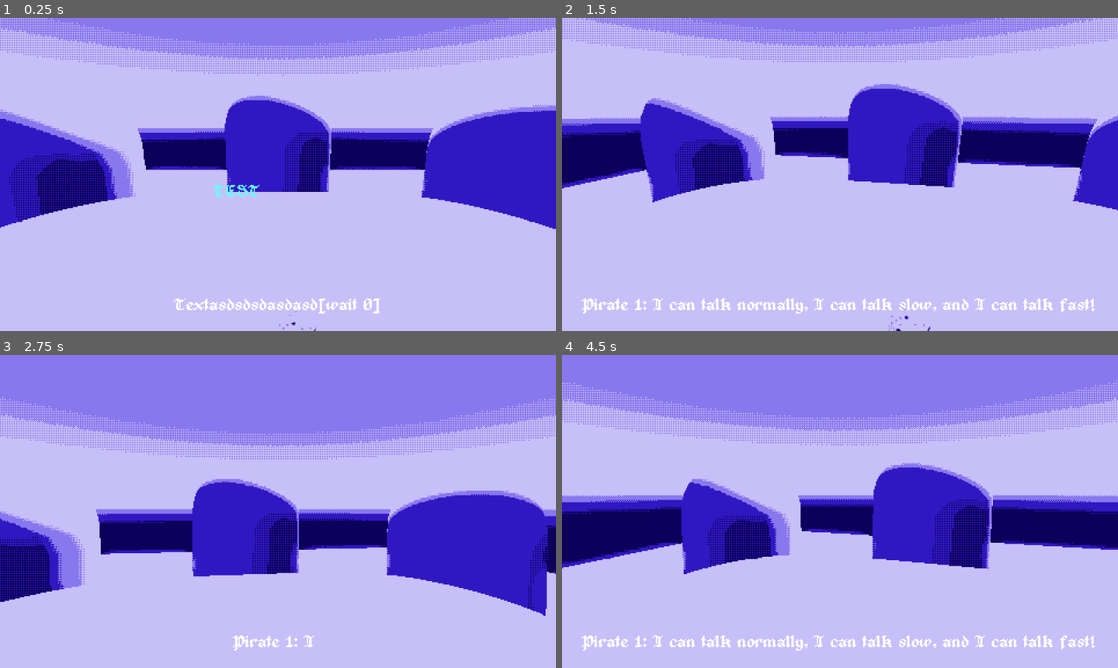
Above: before the commit, frames 1-4 (two rows, left to right).
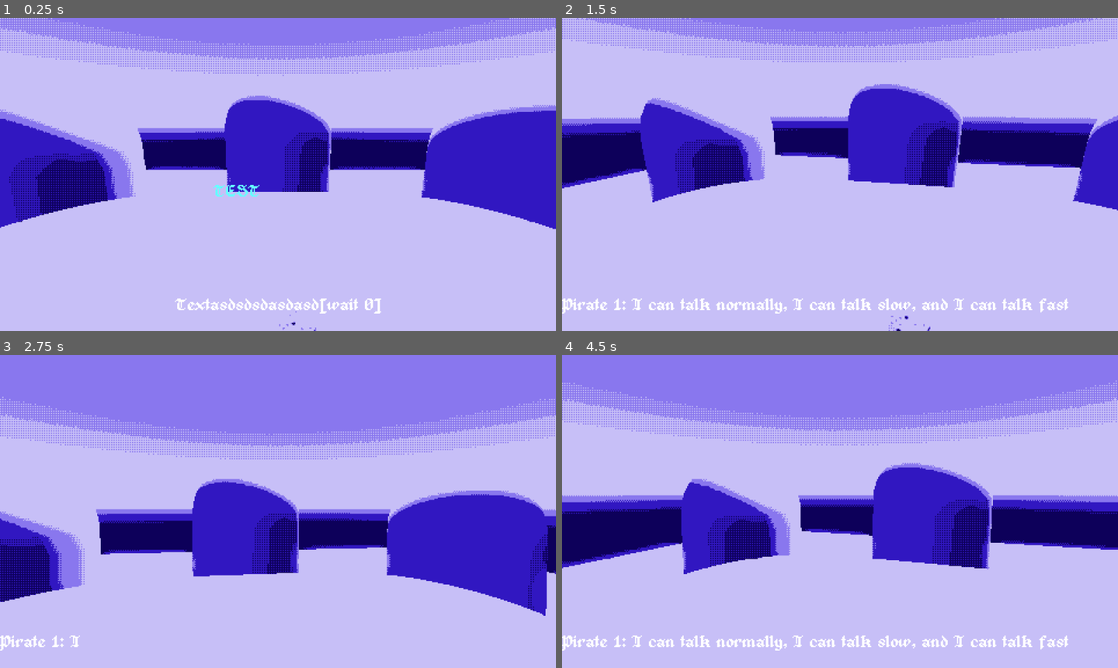
Above: after the commit, the same moments.

Repository: Merrick-McLean/GameOff13
Game: Godot game, scene res://scenes/main.tscn
Two runs of this game, one before a commit and one after it. Both use one fixed random seed, a clock stepped at 60 frames per second and the inputs below. This scene is started directly instead of the project's main scene.
Inputs (mouse positions are in pixels of both pictures, inside the frame that each line leads up to):
- Up to frame 1 (0.25 s): no input
- Up to frame 2 (1.5 s): tap Enter at 0.5 s; move the mouse to (962, 158) at 0.52 s; tap 2 (test_2) at 0.6 s; move the mouse to (728, 190) at 1.27 s; click (728, 190) at 1.35 s
- Up to frame 3 (2.75 s): tap 2 (test_2) at 1.55, 2.3 s; move the mouse to (333, 442) at 2.02 s; tap 1 (test_1) at 2.1 s
- Up to frame 4 (4.5 s): move the mouse to (812, 574) at 2.77 s; tap 2 (test_2) at 2.85, 3.6 s; move the mouse to (1006, 558) at 3.52 s; move the mouse to (673, 464) at 4.27 s; click (673, 464) at 4.35 s

The runs differ from the first frame. In frame 1, 0.5% of the frame differs, in the area x 31-69%, y 89-95%; in frame 2, 1.5%, in the area x 0-96%, y 89-95%; in frame 3, 0.4%; in frame 4, 1.5%.

Commit message:
end of day

Diff:
--- a/project/scenes/dialogue_display.gd
+++ b/project/scenes/dialogue_display.gd
@@ -20,11 +20,12 @@
 		var dialogue_options_ui : DialogueOptionsUI = DialogueOptionsUIScene.instantiate()
 		add_child(dialogue_options_ui)
 		dialogue_options_uis.append(dialogue_options_ui)
-		dialogue_options_ui.option_chosen.connect(
+		var error := dialogue_options_ui.option_chosen.connect(
 			func(index: int) -> void:
 				last_result = Dialogue.OptionResult.new(actor, index)
 				option_chosen.emit(last_result)
 		)
+		assert(not error)
 
 	dialogue_options_uis[Dialogue.Actor.CAPTAIN].load_options(["TEST"])
 	dialogue_options_uis[Dialogue.Actor.PIRATE_RIGHT].load_options(["TEST", "other one"])
--- a/project/scenes/ui/dialogue_options.gd
+++ b/project/scenes/ui/dialogue_options.gd
@@ -21,7 +21,8 @@
 	for i: int in range(Dialogue.MAX_OPTIONS):
 		var dialogue_option : DialogueOptionUI = DialogueOptionUIScene.instantiate()
 		dialogue_options.append(dialogue_option)
-		dialogue_option.selected.connect(func() -> void: option_chosen.emit(i))
+		var error := dialogue_option.selected.connect(func() -> void: option_chosen.emit(i))
+		assert(not error)
 		vbox.add_child(dialogue_option)
 
 		if i < Dialogue.MAX_OPTIONS - 1:
@@ -34,7 +35,7 @@
 
 	assert(options.size() <= Dialogue.MAX_OPTIONS)
 
-	var scale = [
+	var scale : Vector2 = [
 		Vector2(1, 2),
 		Vector2(1, 1.1),
 		Vector2(1, 1.1),
--- a/project/scenes/ui/subtitles.gd
+++ b/project/scenes/ui/subtitles.gd
@@ -5,6 +5,14 @@
 signal line_continued
 
 const DEFAULT_SPEED := 30.0
+const FONT_SIZE := 12
+
+@export var font: Font :
+	set(new_value):
+		font = new_value
+		if not is_node_ready():
+			await ready
+		label.add_theme_font_override(&"normal_font", font)
 
 var regex : RegEx
 var speed := DEFAULT_SPEED
@@ -24,6 +32,12 @@
 		char_index = new_value
 		label.visible_characters = floor(max(char_index, 0.0))
 
+		if line:
+			label.size.x = font.get_string_size(line.bbcodeless_text.left(get_visible_character_count())).x
+			print(label.size.x)
+
+
+
 var current_speaker : Dialogue.Actor
 
 @onready var label : RichTextLabel = $Label
@@ -31,7 +45,8 @@
 func _ready() -> void:
 	regex = RegEx.new()
 	#regex.compile("(\\[set [_a-zA-Z]\\w*=[\\w\\.]+\\])|(\\[call [_a-zA-Z]\\w*])")
-	regex.compile("\\[.*?\\]")
+	var error := regex.compile("\\[.*?\\]")
+	assert(not error)
 
 
 func init_new_line(new_speaker: Dialogue.Actor, unparsed_line: String) -> void:
@@ -85,7 +100,7 @@
 				var parts := function_arguments.split("=")
 				var variable_name := parts[0]
 				var value_name := parts[1]
-				var current_variable_value = get(variable_name)
+				var current_variable_value : Variant = get(variable_name)
 				var value : Variant = value_name
 
 				if current_variable_value is String:
@@ -104,9 +119,8 @@
 			"unskippable":
 				can_skip = false
 
-	var parsed_line := ParsedLine.new()
-	parsed_line.text = new_line
-	parsed_line.commands = commands
+	var parsed_line := ParsedLine.new(new_line, commands)
+
 
 	return parsed_line
 
@@ -114,6 +128,12 @@
 func skip_to_end() -> void:
 	char_index = INF
 
+
+func get_visible_character_count() -> int:
+	if label.visible_characters < 0:
+		return line.bbcodeless_text.length()
+	else:
+		return label.visible_characters
 
 func _process(delta: float) -> void:
 	if line:
@@ -150,6 +170,14 @@
 
 
 
+
+
 class ParsedLine:
 	var text := ""
+	var bbcodeless_text := ""
 	var commands := {}
+
+	func _init(p_text, p_commands) -> void:
+		text = p_text
+		bbcodeless_text = StringUtils.strip_bbcode(text)
+		commands = p_commands
--- a/project/scenes/ui/subtitles.tscn
+++ b/project/scenes/ui/subtitles.tscn
@@ -11,6 +11,7 @@
 grow_horizontal = 2
 grow_vertical = 2
 script = ExtResource("1_vp6tu")
+font = ExtResource("1_p0exl")
 
 [node name="Label" type="RichTextLabel" parent="."]
 layout_mode = 1
@@ -19,8 +20,10 @@
 anchor_right = 1.0
 anchor_bottom = 1.0
 offset_top = -30.0
+offset_right = 2.0
 grow_horizontal = 2
 grow_vertical = 0
 theme_override_fonts/normal_font = ExtResource("1_p0exl")
 bbcode_enabled = true
 text = "[center]Textasdsdsdasdasd[/center][wait 0]"
+scroll_active = false
--- a/project/singletons/dialogue.gd
+++ b/project/singletons/dialogue.gd
@@ -19,13 +19,13 @@
 		print(result.index)
 	if Debug.is_just_pressed(&"test_2"):
 		display.push_options([])
-		await display.say(Actor.PIRATE_LEFT, "[center]Pirate 1: I can talk normally,[set speed=5] I can talk slow,[set speed=200] and I can talk fast![/center]")
-		await display.say(Actor.PIRATE_LEFT, "[center]Pirate 1: I can also pause,[set pause_time=0.9] dramatically[set pause_time=2][set speed=5]...")
-		await display.say(Actor.PIRATE_LEFT, "[center]Pirate 1: Anyway what do you think lad? Is that cool or what?[/center]", false)
+		await display.say(Actor.PIRATE_LEFT, "Pirate 1: I can talk normally,[set speed=5] I can talk slow,[set speed=200] and I can talk fast")
+		await display.say(Actor.PIRATE_LEFT, "Pirate 1: I can also pause,[set pause_time=0.9] dramatically[set pause_time=2][set speed=5]...")
+		await display.say(Actor.PIRATE_LEFT, "Pirate 1: Anyway what do you think lad? Is that cool or what?", false)
 		var result := await display.push_options([OptionSet.new(Actor.PIRATE_LEFT, ["Yes. Super Cool", "No..."])])
 		match result.index:
-			0: await display.say(Actor.PIRATE_LEFT, "[center]That's the [wave amp=20.0 freq=5.0 connected=1]spirit[/wave]![/center]")
-			1: await display.say(Actor.PIRATE_LEFT, "[center]Fuck you.[/center]")
+			0: await display.say(Actor.PIRATE_LEFT, "That's the [wave amp=20.0 freq=5.0 connected=1]spirit[/wave]")
+			1: await display.say(Actor.PIRATE_LEFT, "Fuck you.")
 
 func dialogue() -> void:
 	assert(display)
--- a/project/utils/array.gd
+++ b/project/utils/array.gd
@@ -18,6 +18,7 @@
 static func filled(size: int, value: Variant) -> Array:
 	assert(size >= 0)
 	var array := []
-	array.resize(size)
+	var error := array.resize(size)
+	assert(not error)
 	array.fill(value)
 	return array
--- a/project/utils/string.gd
+++ b/project/utils/string.gd
@@ -4,3 +4,9 @@
 
 static func make_string(item: Variant) -> String:
 	return str(item)
+
+
+static func strip_bbcode(source:String) -> String:
+	var regex = RegEx.new()
+	regex.compile("\\[.+?\\]")
+	return regex.sub(source, "", true)
